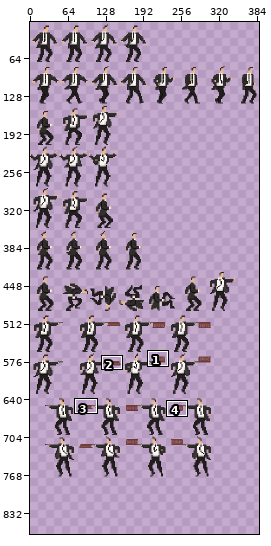
Sprite sheet, stored at Resources/Sprites/Player/MainCharacterSpriteSheet.png. The first picture is a wide view before the edit; the outline marks the close-up.
Close-up. Before:
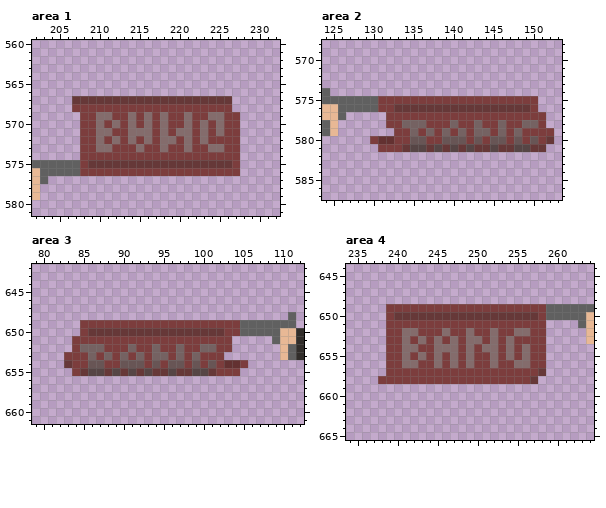
The file is 500x840 pixels. Colours within 5 levels of each other are drawn and written as one. Shown: area 1: x 202..232, y 560..581; area 2: x 124..153, y 568..587; area 3: x 79..112, y 642..661; area 4: x 234..264, y 644..665. The old version is drawn lined up with the new one, on the new canvas. The wide view leaves out empty margins. The commit also changed other parts of the picture, which this record leaves out.
After:
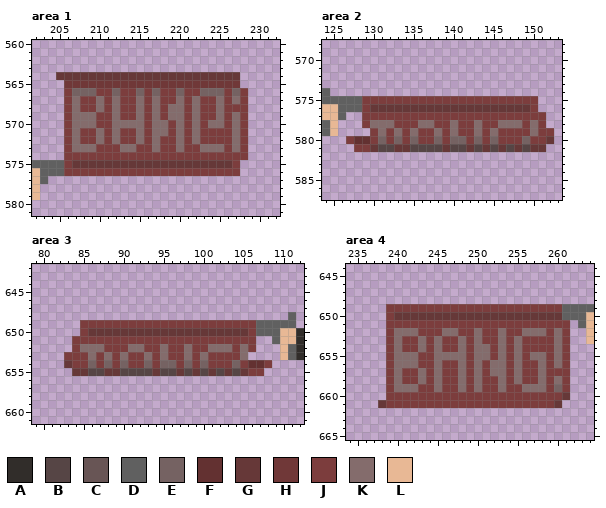
Palette (. is transparent): A #312d2a  B #564545  C #685555  D #606060  E #756262  F #633131  G #663838  H #703838  J #7c3d3d  K #846c6c  L #e8b895
What changed:
canvas 500x840 -> 500x900
Changed rows in their new state; - is an unchanged pixel.
Area 1:
first column x 205:
564 GGGGGGGGGGGGGGGGGGGGGGG-
565 -HHHHHHHHHHHHHHHHHHHHHH-
566 -JEEEJJEJJEJEJJEJJEEEJEJ
567 -JKJJKJKJJKJKJJKJKJJKJKJ
568 -JK--K-K--K-K-KK-K--K-JJ
569 -JKKKJJK-JKJKJKKJK-J--KJ
570 -JKKKJ--K-KJK--KJKJK--KJ
571 -JK---JK-J-JK---JKJ-J-KJ
572 -JK------JKJKJJKJKJ---KJ
573 -JKKKJJ-KKJ-KJ-KJ-K---KJ
574 -JJ--------------------J
575 -JGG--------------------
576 -JJ---------------------
Area 2:
first column x 127:
575 --JJ--------------------
576 --JGGG------------------
577 --JJJ-------------------
578 --JKKK-JJKK--K--K--KKKJK
579 ---JKJK-K-JKJKJ-KJKJ-J-K
580 JFF-EJE-EJ-EJEE-E-EJ-JEJ
581 -JJGBBG---B---BGB---BG--
Area 3:
first column x 84:
649 ---------------------JJ--
650 -------------------GGGJ--
651 --------------------JJJ--
652 -KKK---KK-JK-JK-JKKKJKJ--
653 --K-K-K-JKJK-JKJK--JJK---
654 --EJE-EJJEJEEJEJEJ-JE-FFJ
655 G----GB-B--B--BG--BGBGJJ-
Area 4:
first column x 238:
649 ---------------------JJ-
650 --------------------GGG-
651 ---------------------JJJ
652 --K------K-JK-JK-J-KKJKJ
653 --KJ-----JKJ--JKJK---JKJ
654 --KJJK--JJKJK-JKJKJ--JKJ
655 --K-KJ--K-KJKKJKJKJKKJKJ
656 --K------JKJK--K--J-KJKJ
657 --K--K-K--K-K-KK-K--KJJJ
658 .-K--K-K--K-K--K-K-JKJKJ
659 -JKKKJJKJJKJKJJKJJKKKJEJ
660 -JJJJJJJJJJJJJJJJJJJJJJG
661 GJJJJJJJJJJJJJJJJJJJJJG-
